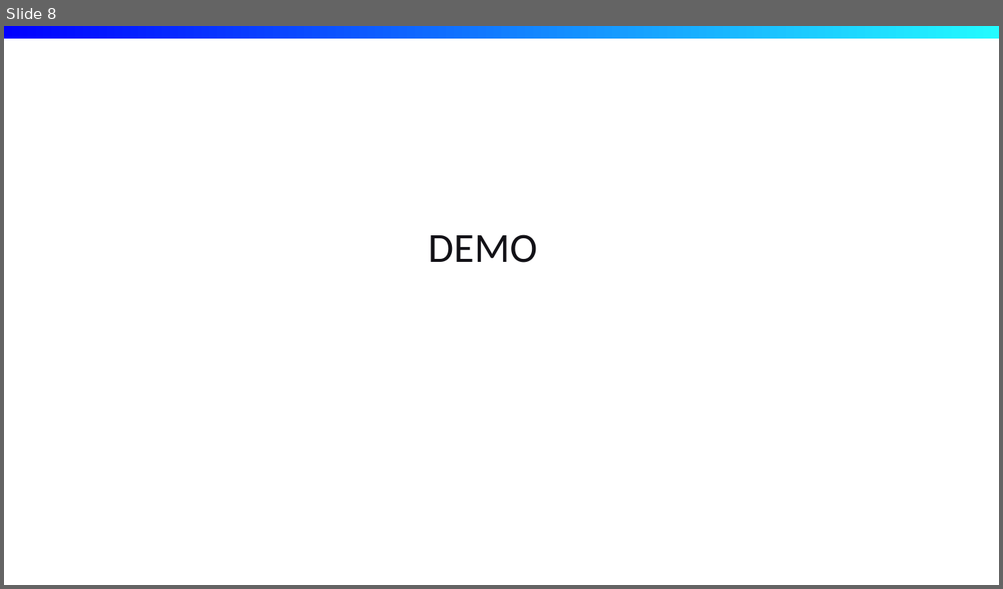
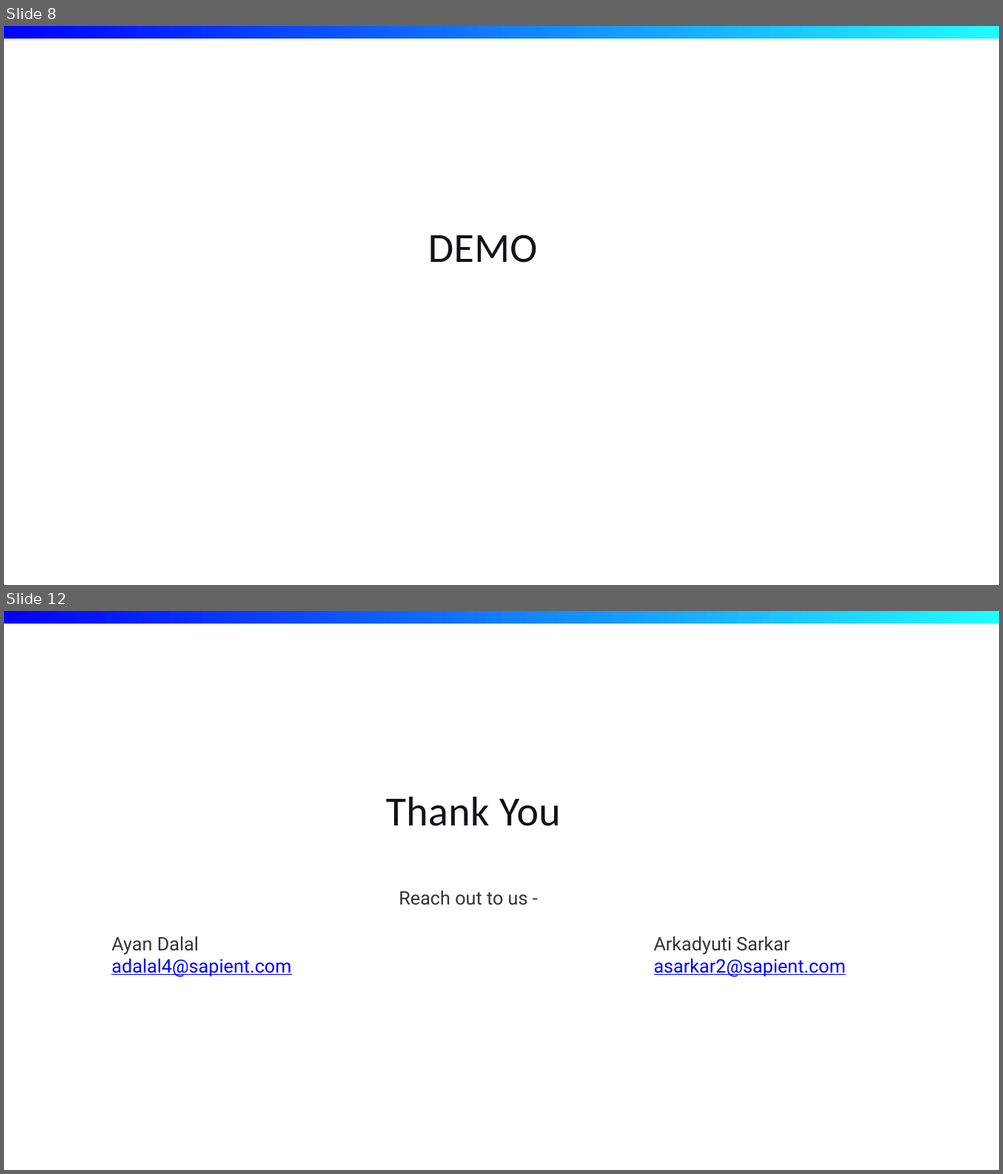
Before and after one commit to dalalayan1/shell-generator, a slide deck: generators.pptx. Shown one above the other, each under a label of ours: slide 8 before the commit, slides 8 and 12 after it; the slides between them are not shown. The pictures are 1003x589 and 1003x1174 pixels, drawn with LibreOffice and Linux fonts; fonts in the diff are those of the drawing; background and template pictures are left out. Boxes give left, top, right and bottom in pixels: in the first picture for what was removed or moved away, otherwise in the second. Text is boxed around its words. In the diff, an @@ line names an element or a change of style, - is before the commit and + after.

```diff
--- a/generators.pptx
+++ b/generators.pptx
@@ slide 12 added at bbox=[4, 611, 999, 1170], background picture (left out); not listed: 1 template element that a slide beside it also shows @@
@@ title added at bbox=[386, 797, 560, 826], 40 pt, text #121116 @@
+Thank You
@@ text added at bbox=[398, 891, 528, 906], 18 pt, text #333333 @@
+Reach out to us -
@@ text added at bbox=[111, 937, 291, 977], 18 pt, text #0000FF, underline @@
+Ayan Dalal
+adalal4@sapient.com
@@ text added at bbox=[654, 937, 845, 977], 18 pt, text #0000FF, underline @@
+Arkadyuti Sarkar
+asarkar2@sapient.com
```
Also in this commit, not shown: 1 slide changed, 3 other slides added, 1 slide removed.
